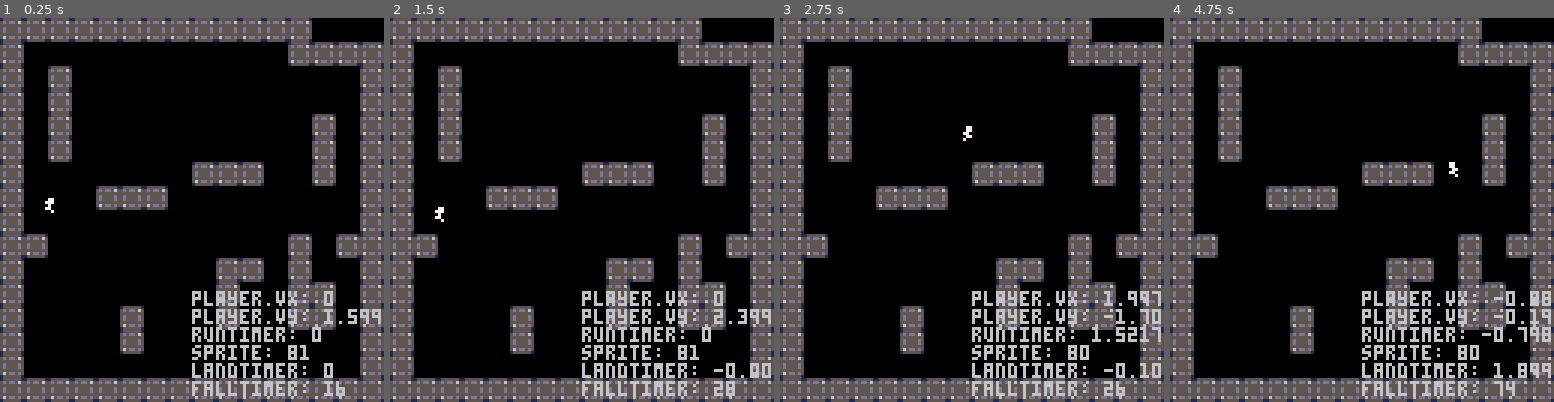
Above: before the commit, frames 1-4 (left to right).
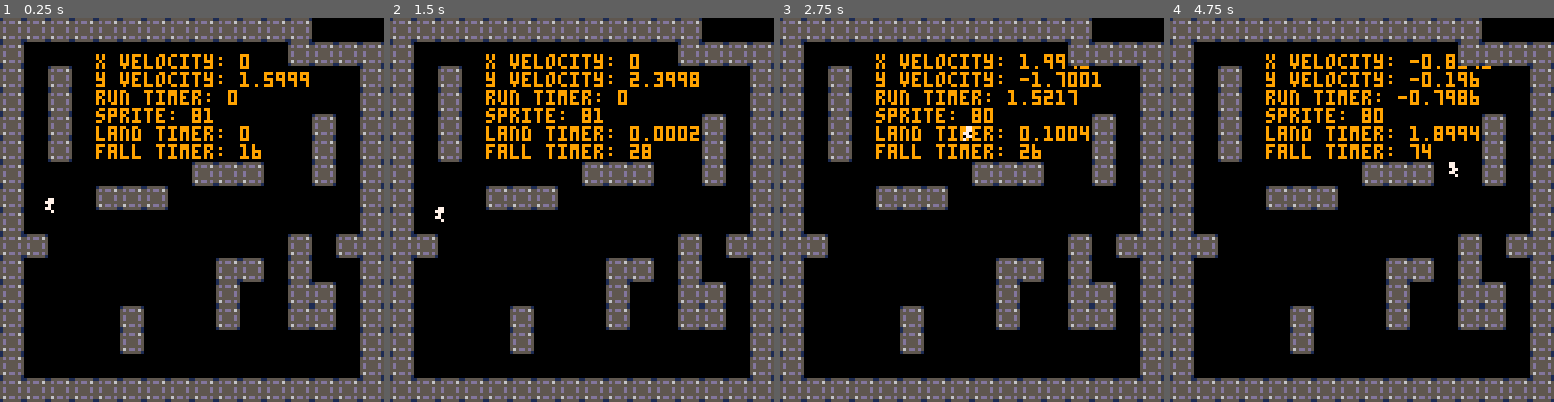
Above: after the commit, the same moments.

Repository: charlietran/pico8-games
Game: PICO-8 cartridge runboi.p8
Same seed, same stepped clock (60 frames per second), same inputs: the game is played once before the commit and once after it.
Inputs:
- Up to frame 1 (0.25 s): no input
- Up to frame 2 (1.5 s): tap O (Z key) at 0.7 s
- Up to frame 3 (2.75 s): hold Right 1.6-2.1 s; tap O (Z key) at 1.7, 2.1, 2.5 s; hold Right from 2.47 s (still down)
- Up to frame 4 (4.75 s): tap O (Z key) every 0.4 s from 2.9 to 4.5 s; release Right at 3.03 s; hold Left 3.08-3.58 s; hold Right 4.02-4.68 s

The runs differ from the first frame. In frame 1, 7.3% of the frame differs, in the area x 25-100%, y 9-99%; in frame 2, 7.9%; in frame 3, 8.4%; in frame 4, 8.5%.

Commit message:
Add debugging print function

Diff:
--- a/runboi.p8
+++ b/runboi.p8
@@ -41,18 +41,29 @@
 	cls()
 	camera(0,0)
 
+	--debug
+	debugrow=0
+	debugprint("x velocity: " .. player.vx)
+	debugprint("y velocity: " .. player.vy)
+	debugprint("run timer: " .. player.runtimer)
+	debugprint("sprite: " .. player.spr)
+	debugprint("land timer: " .. abs(player.landtimer))
+	debugprint("fall timer: " .. player.falltimer)
+
 	--draw the map
 	map(0,0,0,0,128,128)
 
 	player:draw()
 
-	--debug
-	print("player.vx: " .. player.vx, 64,127-6*6)
-	print("player.vy: " .. player.vy, 64,127-6*5)
-	print("runtimer: " .. player.runtimer, 64,127-6*4)
-	print("sprite: " .. player.spr, 64,127-6*3)
-	print("landtimer: " .. player.landtimer, 64,127-6*2)
-	print("falltimer: " .. player.falltimer, 64,127-6*1)
+end
+
+function debugprint(text)
+	print(
+		text,
+		32, --x
+		12+debugrow*6, --y
+		9) --color
+	debugrow+=1
 end
 -->8
 --collision code
